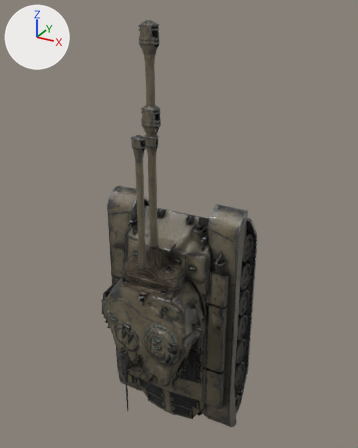
The glTF model 3d/tanks/models/5921.glb: old version first, new version second.
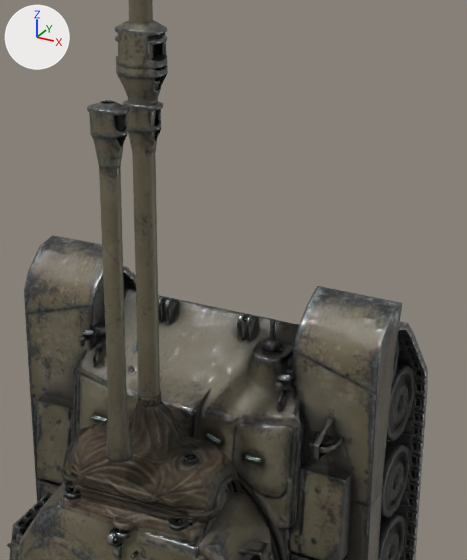
Each version is shown whole from a camera (50 mm lens) standing at (5.29, -10.48, 7.16) and looking at (0.17, -1.17, 2.5), then close up on the part from 27% to 76% of the width and 22% to 68% of the height. The axes (+X, +Y, +Z) are drawn at upper left. The lights are the same throughout. The last two pictures show the newer version. Where no turn or scale is listed for an object, it has been applied to the vertices.

Objects in the first close-up: '0000', '0000.002', '0000.003', '0000.005', '0000.006', '0000.007', '0000.011', '0000.014', '0000.015', '0000.033', '0000.035', '0000.045' and 8 more.
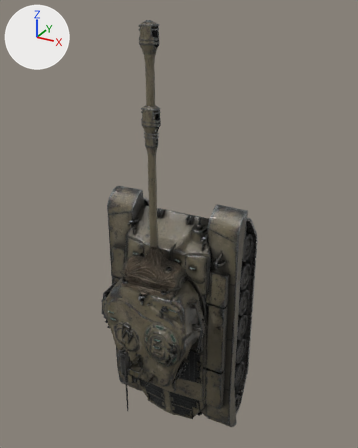
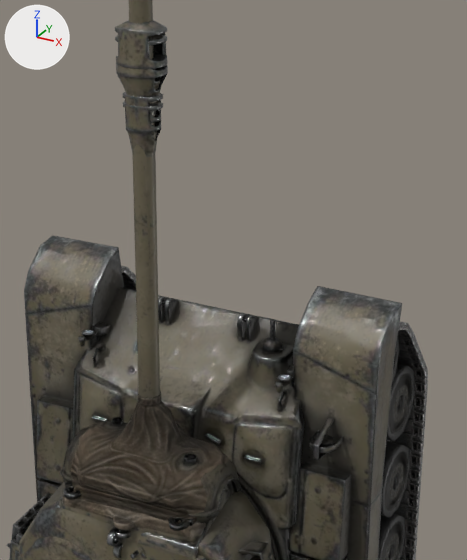
Where the change shows, as pixel boxes [x1, y1, x2, y2] in the close-ups (467 x 560 px):
'0000.005', moved: before [87, 100, 133, 463]; after [123, 92, 163, 139]

Diff of the bpy script that builds the scene:
```diff
--- a/3d/tanks/models/5921.glb.py
+++ b/3d/tanks/models/5921.glb.py
@@ ob_0000_005 @@
 ob_0000_005 = bpy.data.objects.new('0000.005', me_renderbatch_005)
-ob_0000_005.location = (0.0, -0.478, 0.0)
+ob_0000_005.location = (0.0, 0.0, 0.0)
```
